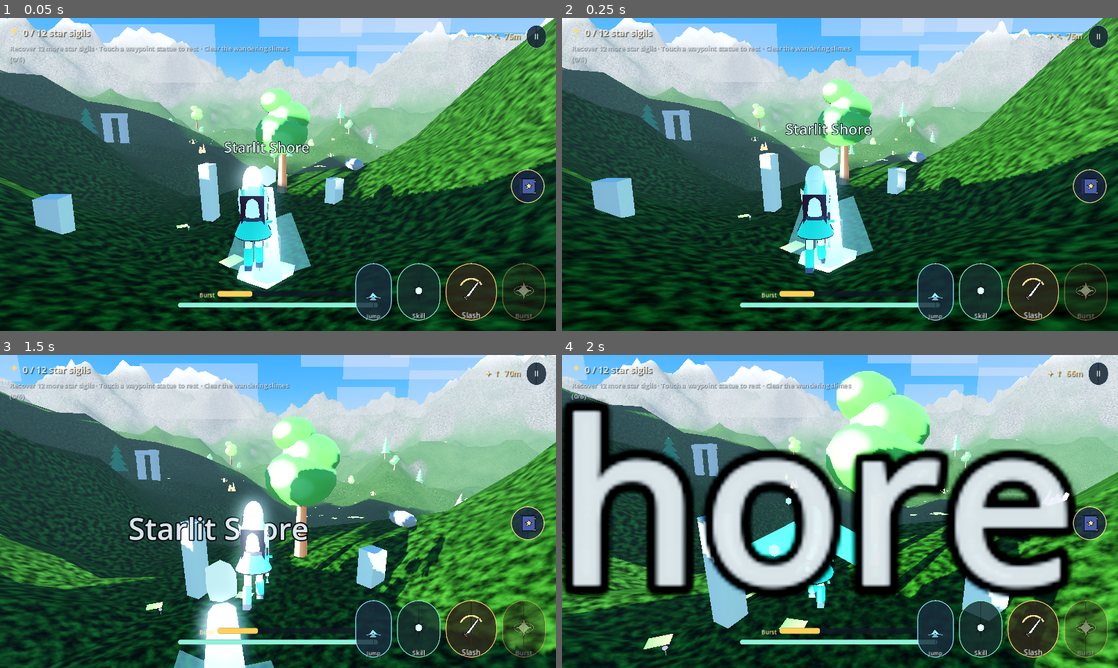
Above: before the commit, frames 1-4 (two rows, left to right).
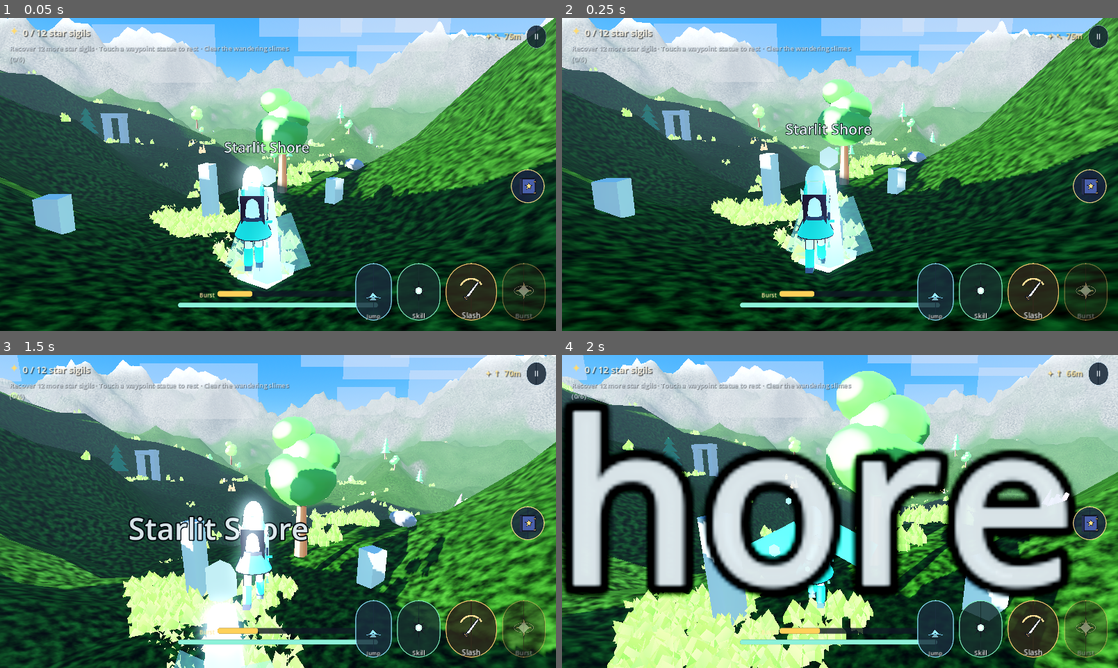
Above: after the commit, the same moments.

Repository: Endiq-jar/LastStar
Game: Godot game, scene res://scenes/world.tscn
Same seed, same stepped clock (60 frames per second), same inputs: the game is played once before the commit and once after it.
Inputs (mouse positions are in pixels of both pictures, inside the frame that each line leads up to):
- Up to frame 1 (0.05 s): no input
- Up to frame 2 (0.25 s): no input
- Up to frame 3 (1.5 s): move the mouse to (305, 511) at 0.52 s; press the mouse at (305, 511) at 0.53 s; hold W (move_forward) from 0.53 s (still down); tap Space (jump) at 0.77, 1.07 s; move the mouse to (250, 511) at 1.27 s; release the mouse at (250, 511) at 1.28 s; tap Q (burst) at 1.35 s
- Up to frame 4 (2 s): keep holding W (move_forward); tap Space (jump) at 1.52, 1.82 s

The runs differ from the first frame. In frame 1, 2.6% of the frame differs, in the area x 5-72%, y 16-83%; in frame 2, 2.4%; in frame 3, 5.6%; in frame 4, 9.2%, in the area x 0-100%, y 8-100%.

Commit message:
feat: streaming grass carpet across the whole valley
Replaces the 2,600 sparse static tufts (which read as scattered weeds) with a
chunked grass field: 26 m chunks streamed around the player out to 130 m, with
density falling off by distance (2600/1300/520 blades per chunk) so grass covers
the entire world while the vertex budget stays fixed. Walking 500 m never grows
the instance count because chunks outside the ring are freed.

Each tuft is three crossed quads. The shader gains per-instance colour
variation (stable hash, no shimmer), a root-to-tip gradient, dry-yellow tufts
sprinkled through the meadow and backlighting that fakes subsurface scatter.
Grass density now follows the quality tier instead of being switched off.

Co-authored-by: arena-agent <297053741+arena-agent@users.noreply.github.com>

Diff:
--- /dev/null
+++ b/scripts/grass_field.gd
@@ -0,0 +1,224 @@
+extends Node3D
+## A carpet of grass over the entire valley.
+##
+## Grass "everywhere" cannot mean one MultiMesh with a million instances: the
+## vertex cost alone would melt a Helio P95, and the GPU would rasterise blades
+## behind the camera. Instead the world is cut into square chunks and only the
+## chunks around the player are built, at a density that falls off with distance:
+##
+##   near  (0 - 26 m)   dense, full blade height, catches the light
+##   mid   (26 - 70 m)  half density, slightly taller so bare ground never shows
+##   far   (70 - 130 m) sparse, cheap - reads as distant meadow texture
+##
+## Chunks are recycled as the player walks, so walking 500 m never grows the
+## instance count. Everything is one draw call per chunk.
+
+const CHUNK_SIZE := 26.0          ## metres per chunk
+const VIEW_CHUNKS := 5            ## radius, in chunks (5 * 26 = 130 m)
+const BLADES_NEAR := 2600         ## instances in a chunk adjacent to the player
+const BLADES_MID := 1300
+const BLADES_FAR := 520
+const MAX_CHUNKS := 81            ## (2*5+1)^2, hard cap on live chunks
+
+## Two crossed quads per tuft, so a tuft has volume from every angle.
+const BLADE_W := 0.62
+const BLADE_H := 0.78
+
+signal chunk_built(count: int)
+
+var _terrain: Node
+var _player: Node3D
+var _chunks: Dictionary = {}       ## Vector2i -> MultiMeshInstance3D
+var _pending: Array[Vector2i] = []
+var _blade_mesh: Mesh
+var _material: ShaderMaterial
+var _last_center := Vector2i(9999, 9999)
+var _build_budget := 3             ## chunks built per frame, to avoid hitches
+var _enabled := true
+
+
+func setup(terrain: Node, player: Node3D) -> void:
+	_terrain = terrain
+	_player = player
+	name = "GrassField"
+	_build_resources()
+	_refresh(true)
+
+
+func _build_resources() -> void:
+	# One tuft = three thin quads fanned around the vertical axis. Three is the
+	# sweet spot: it fills the silhouette from any camera angle without the
+	# overdraw of a full star of quads.
+	var st := SurfaceTool.new()
+	st.begin(Mesh.PRIMITIVE_TRIANGLES)
+	for i in range(3):
+		var a := TAU * float(i) / 3.0
+		var dir := Vector3(cos(a), 0.0, sin(a))
+		var side := Vector3(-dir.z, 0.0, dir.x) * (BLADE_W * 0.5)
+		var base := dir * 0.06
+		var top := dir * 0.16 + Vector3(0.0, BLADE_H, 0.0)
+		# Slight bend so the blade is not a flat rectangle.
+		var mid_l := base - side + Vector3(0.0, BLADE_H * 0.45, 0.0)
+		var mid_r := base + side + Vector3(0.0, BLADE_H * 0.45, 0.0)
+		_tri(st, base - side, mid_l, mid_r)
+		_tri(st, base - side, mid_r, base + side)
+		_tri(st, mid_l, top, mid_r)
+	st.index()
+	_blade_mesh = st.commit()
+
+	_material = ShaderMaterial.new()
+	var shader := load("res://shaders/grass_sway.gdshader")
+	if shader != null:
+		_material.shader = shader
+	else:
+		push_warning("LastStar: grass shader missing - grass will look flat")
+
+
+func _tri(st: SurfaceTool, a: Vector3, b: Vector3, c: Vector3) -> void:
+	st.set_uv(Vector2(0.0, 0.0))
+	st.add_vertex(a)
+	st.set_uv(Vector2(1.0, 0.45))
+	st.add_vertex(b)
+	st.set_uv(Vector2(0.0, 0.45))
+	st.add_vertex(c)
+
+
+func _process(_delta: float) -> void:
+	if not _enabled or _player == null or _terrain == null:
+		return
+	var center := _chunk_of(_player.global_position)
+	if center != _last_center:
+		_last_center = center
+		_queue_around(center)
+	# Build a few chunks per frame so streaming never causes a visible hitch.
+	var built := 0
+	while built < _build_budget and not _pending.is_empty():
+		var key: Vector2i = _pending.pop_front()
+		if not _chunks.has(key):
+			_build_chunk(key)
+			built += 1
+
+
+func _refresh(force: bool) -> void:
+	if _player == null:
+		return
+	_last_center = _chunk_of(_player.global_position)
+	_queue_around(_last_center)
+	if force:
+		var guard := 0
+		while not _pending.is_empty() and guard < MAX_CHUNKS:
+			_build_chunk(_pending.pop_front())
+			guard += 1
+
+
+func _chunk_of(p: Vector3) -> Vector2i:
+	return Vector2i(floori(p.x / CHUNK_SIZE), floori(p.z / CHUNK_SIZE))
+
+
+func _queue_around(center: Vector2i) -> void:
+	_pending.clear()
+	for dz in range(-VIEW_CHUNKS, VIEW_CHUNKS + 1):
+		for dx in range(-VIEW_CHUNKS, VIEW_CHUNKS + 1):
+			var key := center + Vector2i(dx, dz)
+			# Circular view so corners do not double the work.
+			if Vector2(dx, dz).length() > float(VIEW_CHUNKS) + 0.25:
+				continue
+			if not _chunks.has(key):
+				_pending.append(key)
+	# Drop chunks that fell out of range. Anything still queued stays queued.
+	for key in _chunks.keys():
+		var d: Vector2i = key - center
+		if Vector2(d).length() > float(VIEW_CHUNKS) + 1.5:
+			var node: MultiMeshInstance3D = _chunks[key]
+			if is_instance_valid(node):
+				node.queue_free()
+			_chunks.erase(key)
+
+
+func _build_chunk(key: Vector2i) -> void:
+	if _terrain == null:
+		return
+	if _chunks.size() >= MAX_CHUNKS:
+		return
+	var center := _last_center
+	var d := key - center
+	var dist := Vector2(d).length()
+	var count := BLADES_FAR
+	if dist <= 1.5:
+		count = BLADES_NEAR
+	elif dist <= 3.0:
+		count = BLADES_MID
+
+	var rng := RandomNumberGenerator.new()
+	# Deterministic per chunk: the meadow looks the same every time you return.
+	rng.seed = hash(Vector2i(key.x * 73856093, key.y * 19349663))
+
+	var multimesh := MultiMesh.new()
+	multimesh.transform_format = MultiMesh.TRANSFORM_3D
+	multimesh.mesh = _blade_mesh
+	var xform := Transform3D()
+	# Fill first into an array, then set instance_count once: shrinking a live
+	# MultiMesh is cheap, growing it reallocates the buffer.
+	var made: Array[Transform3D] = []
+	var origin_x := float(key.x) * CHUNK_SIZE
+	var origin_z := float(key.y) * CHUNK_SIZE
+	# Taller blades further away hide the reduced density.
+	var height_scale := 1.0 + clampf(float(dist) * 0.06, 0.0, 0.35)
+	for i in range(count):
+		var x := origin_x + rng.randf() * CHUNK_SIZE
+		var z := origin_z + rng.randf() * CHUNK_SIZE
+		var h: float = _terrain.get_height_at(x, z)
+		# Grass grows on gentle ground above the shoreline, not on cliffs,
+		# not underwater and not on the high rock/snow bands.
+		if h < 2.4 or h > 58.0:
+			continue
+		if _terrain.get_slope_at(x, z) > 0.52:
+			continue
+		if Vector2(x, z).distance_to(Game.lake_center) < Game.lake_radius * 0.82:
+			continue
+		var s := rng.randf_range(0.75, 1.45) * height_scale
+		var basis := Basis(Vector3.UP, rng.randf() * TAU).scaled(Vector3(s, s, s))
+		made.append(Transform3D(basis, Vector3(x, h - 0.05, z)))
+	if made.is_empty():
+		return
+	multimesh.instance_count = made.size()
+	for i in range(made.size()):
+		multimesh.set_instance_transform(i, made[i])
+
+	var mmi := MultiMeshInstance3D.new()
+	mmi.name = "Grass_%d_%d" % [key.x, key.y]
+	mmi.multimesh = multimesh
+	if _material != null:
+		mmi.material_override = _material
+	mmi.cast_shadow = GeometryInstance3D.SHADOW_CASTING_SETTING_OFF
+	mmi.visibility_range_end = 150.0
+	add_child(mmi)
+	_chunks[key] = mmi
+	chunk_built.emit(made.size())
+
+
+## Total live blades, for the performance tuner and the probe.
+func blade_count() -> int:
+	var total := 0
+	for key in _chunks:
+		var node: MultiMeshInstance3D = _chunks[key]
+		if is_instance_valid(node) and node.multimesh != null:
+			total += node.multimesh.instance_count
+	return total
+
+
+func chunk_count() -> int:
+	return _chunks.size()
+
+
+func set_enabled(on: bool) -> void:
+	_enabled = on
+	visible = on
+	if on and _player != null:
+		_refresh(true)
+
+
+func set_density_scale(scale: float) -> void:
+	## Used by the quality tuner: 1.0 = full, 0.5 = half the blades.
+	_build_budget = maxi(1, int(round(4.0 * scale)))
+	visible = scale > 0.01
--- a/scripts/vegetation_spawner.gd
+++ b/scripts/vegetation_spawner.gd
@@ -9,10 +9,8 @@
 const PINE_COUNT := 130
 const ROCK_COUNT := 100
 const FLOWER_COUNT := 300
-const GRASS_TUFT_COUNT := 2600
 const SPREAD := 330.0
 
-var _grass_meshes: Array[MultiMeshInstance3D] = []
 var _time := 0.0
 var _player: Node3D
 ## Distance culling for the heavy scatter groups (see _process).
@@ -31,7 +29,6 @@
 	_spawn_pines(terrain)
 	_spawn_rocks(terrain)
 	_spawn_flowers(terrain)
-	_spawn_grass(terrain)
 
 
 func _toon(color: Color, rim: float = 0.3) -> ShaderMaterial:
@@ -67,9 +64,6 @@
 			if item is Node3D:
 				var n := item as Node3D
 				n.visible = n.global_position.distance_to(origin) < CULL_NEAR
-	for mmi in _grass_meshes:
-		if mmi != null and is_instance_valid(mmi):
-			mmi.visible = _player.global_position.distance_to(mmi.global_position) < CULL_NEAR * 1.4
 
 
 func _pick(terrain: Node, rng: RandomNumberGenerator, min_h: float, max_h: float, max_slope: float, count: int, avoid_lake: bool = true) -> Array[Vector3]:
@@ -268,37 +262,3 @@
 		bloom.position.y = 0.32
 		flower.add_child(bloom)
 		root.add_child(flower)
-
-
-func _spawn_grass(terrain: Node) -> void:
-	var rng := RandomNumberGenerator.new()
-	rng.seed = 555
-	var spots := _pick(terrain, rng, 2.2, 55.0, 0.55, GRASS_TUFT_COUNT)
-	if spots.is_empty():
-		return
-
-	var blade := QuadMesh.new()
-	blade.size = Vector2(0.55, 0.7)
-	blade.orientation = PlaneMesh.FACE_Y
-	var mat := ShaderMaterial.new()
-	mat.shader = load("res://shaders/grass_sway.gdshader")
-	mat.set_shader_parameter("grass_color", Color(0.42, 0.72, 0.34))
-	mat.set_shader_parameter("grass_tip", Color(0.72, 0.92, 0.45))
-
-	var multimesh := MultiMesh.new()
-	multimesh.transform_format = MultiMesh.TRANSFORM_3D
-	multimesh.mesh = blade
-	multimesh.instance_count = spots.size()
-	for i in range(spots.size()):
-		var p: Vector3 = spots[i]
-		var s := rng.randf_range(0.7, 1.5)
-		var basis := Basis(Vector3.UP, rng.randf() * TAU).scaled(Vector3(s, s, s))
-		multimesh.set_instance_transform(i, Transform3D(basis, p + Vector3(0, 0.33 * s, 0)))
-
-	var mmi := MultiMeshInstance3D.new()
-	mmi.name = "GrassCarpet"
-	mmi.multimesh = multimesh
-	mmi.material_override = mat
-	mmi.cast_shadow = GeometryInstance3D.SHADOW_CASTING_SETTING_OFF
-	add_child(mmi)
-	_grass_meshes.append(mmi)
--- a/scripts/world.gd
+++ b/scripts/world.gd
@@ -10,6 +10,7 @@
 const WaterScript := preload("res://scripts/water_plane.gd")
 const PlayerScript := preload("res://scripts/player.gd")
 const AudioDirectorScript := preload("res://scripts/audio_director.gd")
+const GrassFieldScript := preload("res://scripts/grass_field.gd")
 
 const ENEMY_COUNT := 14
 
@@ -32,6 +33,7 @@
 var _perf_accum := 0.0
 var _perf_done := false
 ## Countdown of frames to wait before sampling the framebuffer once.
+var _grass_field: Node3D
 var _render_check_countdown := -1
 var _render_checked := false
 
@@ -61,6 +63,7 @@
 	# HUD still draws), so nothing optional may run before them.
 	_setup_environment()
 	_spawn_player()
+	_build_grass_field()
 
 	# Everything else is scenery dressed on afterwards.
 	_build_lake()
@@ -228,6 +231,13 @@
 	else:
 		sun.shadow_enabled = true
 		sun.directional_shadow_max_distance = 260.0 if tier == 2 else 190.0
+
+	# --- grass -------------------------------------------------------------
+	# Grass is the single biggest draw on a mobile GPU, so the tier controls its
+	# density rather than switching it off: an empty valley looks broken, a
+	# thinner meadow still looks like a meadow.
+	if _grass_field != null and _grass_field.has_method("set_density_scale"):
+		_grass_field.call("set_density_scale", 1.0 if tier >= 2 else (0.65 if tier == 0 else 0.35))
 
 	# --- vegetation ---------------------------------------------------------
 	if veg:
@@ -660,6 +670,21 @@
 	add_child(player)
 
 
+func _build_grass_field() -> void:
+	## A streaming grass carpet that follows the player, so the whole valley is
+	## grassed without paying for blades that are nowhere near the camera.
+	var player := get_node_or_null("Player")
+	var t := get_node_or_null("Terrain")
+	if player == null or t == null:
+		push_warning("LastStar: no player/terrain - grass field not built")
+		return
+	var field := Node3D.new()
+	field.set_script(GrassFieldScript)
+	add_child(field)
+	field.call("setup", t, player)
+	_grass_field = field
+
+
 func _add_audio() -> void:
 	var audio := Node3D.new()
 	audio.name = "Ambience"
--- a/shaders/grass_sway.gdshader
+++ b/shaders/grass_sway.gdshader
@@ -1,31 +1,65 @@
 shader_type spatial;
 render_mode cull_disabled, diffuse_toon, specular_disabled, shadows_disabled;
 
-// Wind-swept stylized grass blades for MultiMeshInstance3D. The world-space
-// gust term is shared by every instance so the meadow ripples in waves.
+// Wind-swept stylized grass for MultiMeshInstance3D.
+//
+// Written for the Compatibility (OpenGL ES 3.0) renderer, which is what ships
+// on the target phone. Two things matter there:
+//   * no screen-space effects, so the colour must carry the look by itself;
+//   * vertex work is cheap but fragment overdraw is not, so the shader avoids
+//     extra texture fetches entirely and does all variation in the vertex stage.
 
-uniform vec4 grass_color : source_color = vec4(0.38, 0.68, 0.32, 1.0);
-uniform vec4 grass_tip : source_color = vec4(0.72, 0.92, 0.45, 1.0);
+uniform vec4 grass_color : source_color = vec4(0.34, 0.60, 0.26, 1.0);
+uniform vec4 grass_tip : source_color = vec4(0.78, 0.94, 0.46, 1.0);
+uniform vec4 dry_color : source_color = vec4(0.72, 0.74, 0.34, 1.0);
 uniform float wind_strength : hint_range(0.0, 1.0) = 0.22;
 uniform float wind_speed : hint_range(0.0, 4.0) = 1.4;
 uniform vec2 wind_dir = vec2(0.85, 0.35);
+uniform float color_variance : hint_range(0.0, 1.0) = 0.35;
+
+varying float v_tint;
+varying float v_height;
 
 void vertex() {
 	vec3 origin = MODEL_MATRIX[3].xyz;
 	float height = max(VERTEX.y, 0.0);
-	float wave = sin(origin.x * 0.22 + origin.z * 0.17 - TIME * wind_speed * 1.6);
-	float gust = sin(origin.x * 0.05 - TIME * 0.6 + origin.z * 0.03);
-	float sway = (wave * 0.6 + gust * 0.4) * wind_strength * (height * 1.6);
+
+	// Two overlapping waves: a slow gust field plus a faster ripple, both
+	// driven by world position so neighbouring chunks move as one meadow.
+	float wave = sin(origin.x * 0.19 + origin.z * 0.15 - TIME * wind_speed * 1.7);
+	float gust = sin(origin.x * 0.043 - TIME * 0.55 + origin.z * 0.031);
+	float sway = (wave * 0.62 + gust * 0.38) * wind_strength * height * 1.7;
 	vec2 dir = normalize(wind_dir);
 	VERTEX.x += dir.x * sway;
 	VERTEX.z += dir.y * sway;
+	// Bending shortens the blade slightly, which reads as real motion.
+	VERTEX.y -= abs(sway) * 0.22;
+
+	// Per-instance colour variation, hashed from the instance origin so it is
+	// stable frame to frame (no shimmer as the camera moves).
+	float h = fract(sin(dot(origin.xz, vec2(12.9898, 78.233))) * 43758.5453);
+	v_tint = h;
+	v_height = height;
 }
 
 void fragment() {
+	// Root-to-tip gradient. Dark at the base anchors the tuft in the soil;
+	// bright at the tip catches the sky, which is what makes stylised grass glow.
 	float t = clamp(UV.y, 0.0, 1.0);
-	ALBEDO = mix(grass_color.rgb, grass_tip.rgb, t);
-	ROUGHNESS = 0.9;
+	vec3 base = grass_color.rgb;
+	// Some tufts lean dry/yellow, the way a real meadow is not one flat green.
+	base = mix(base, dry_color.rgb, v_tint * color_variance * 0.55);
+	vec3 col = mix(base, grass_tip.rgb, t * 0.85);
+	// A touch of extra brightness at the very tip.
+	col += grass_tip.rgb * smoothstep(0.75, 1.0, t) * 0.18;
+
+	ALBEDO = col;
+	ROUGHNESS = 0.92;
 	METALLIC = 0.0;
 	SPECULAR = 0.0;
-	BACKLIGHT = grass_tip.rgb * 0.18;
+	// Backlight fakes subsurface scatter: blades glow when lit from behind,
+	// which is most of what makes wind-blown grass look alive.
+	BACKLIGHT = grass_tip.rgb * 0.55;
+	// Keep the shadow-facing side from going black; ambient handles the rest.
+	EMISSION = base * 0.06;
 }
--- a/tests/render_probe.gd
+++ b/tests/render_probe.gd
@@ -142,6 +142,16 @@
 			var pct := float(up) / float(checked) * 100.0
 			_log("INFO" if pct > 99.0 else "FAIL",
 				"terrain normals face up: %.1f%% of %d sampled" % [pct, checked])
+
+	# --- grass field --------------------------------------------------------
+	var grass := world.get_node_or_null("GrassField")
+	if grass == null:
+		_log("FAIL", "GrassField missing - the meadow is not being built")
+	else:
+		var blades: int = grass.call("blade_count")
+		var chunks: int = grass.call("chunk_count")
+		_log("INFO" if blades > 500 and chunks > 4 else "FAIL",
+			"grass: %d blades across %d chunks near the player" % [blades, chunks])
 
 	# --- spellbook / spell wheel -------------------------------------------
 	var w: Wander = Game.wander
